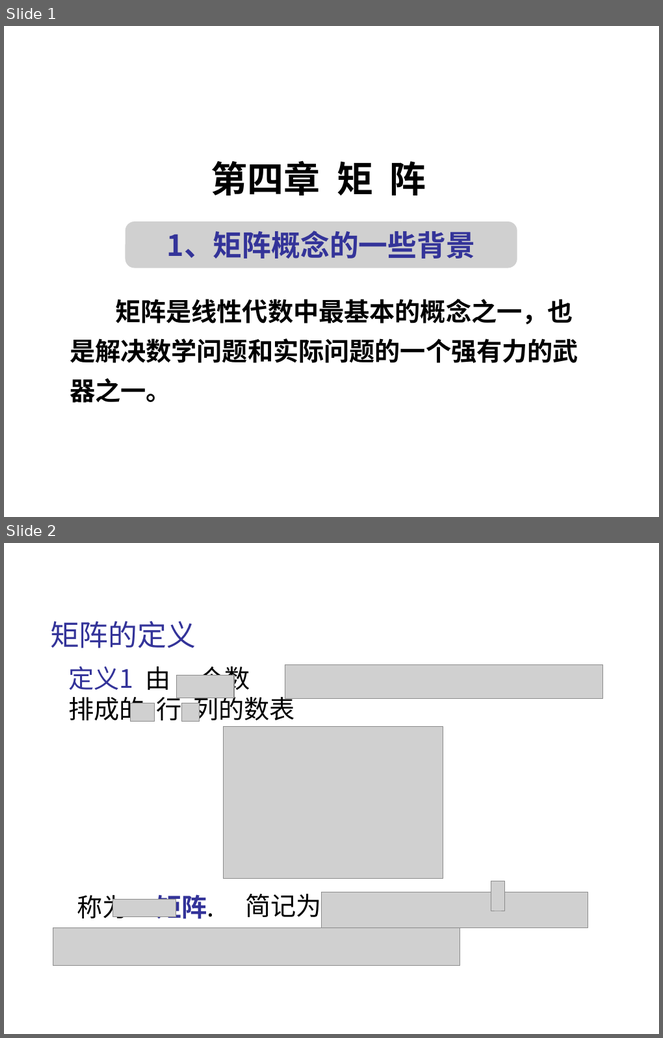
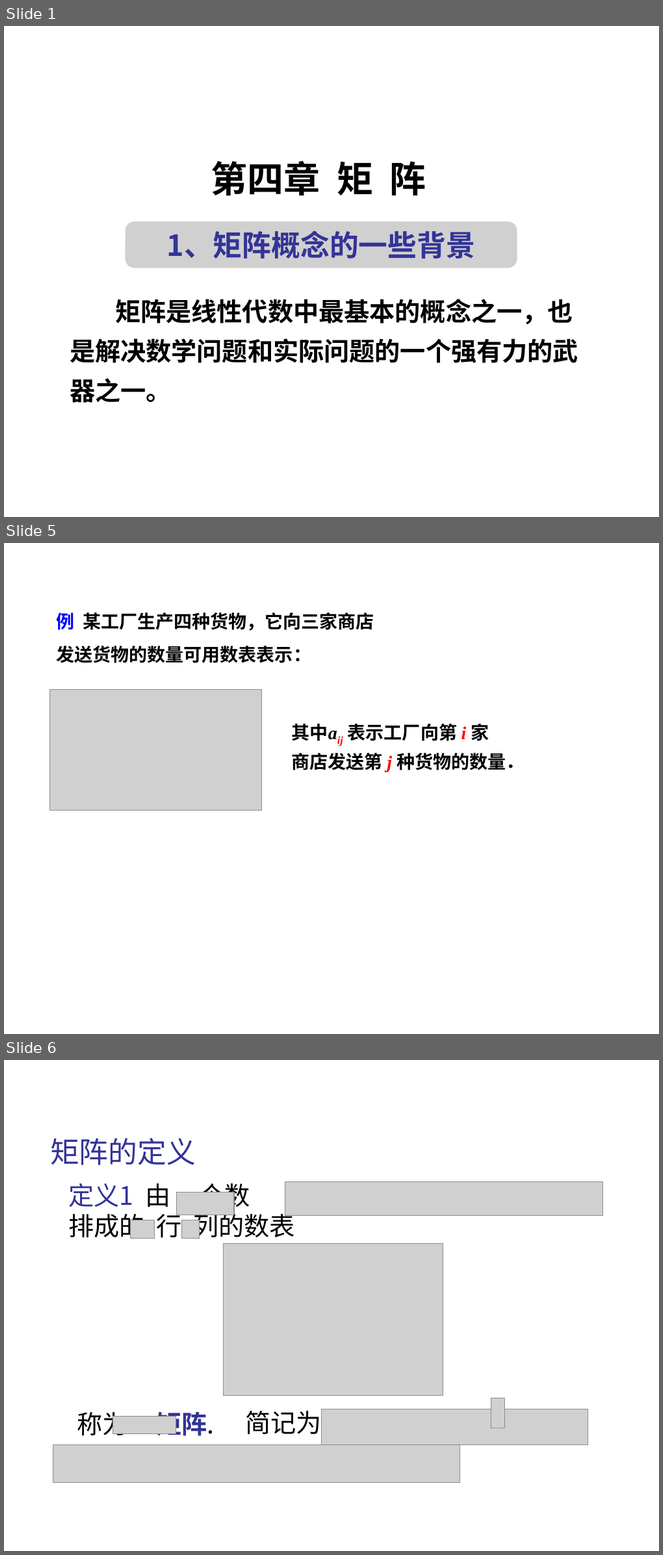
Before and after one commit to zhangbiaomath/zhangbiaomath.github.io, a slide deck: teaching/gaodai/ch4/高等代数第4章-矩阵.ppt. Shown one above the other, each under a label of ours: slides 1 and 2 before the commit, slides 1, 5 and 6 after it; the slides between them are not shown. The pictures are 663x1038 and 663x1555 pixels, drawn with LibreOffice and Linux fonts; fonts in the diff are those of the drawing; grey boxes stand for pictures. Boxes give left, top, right and bottom in pixels: in the first picture for what was removed or moved away, otherwise in the second. Text is boxed around its words. In the diff, an @@ line names an element or a change of style, - is before the commit and + after.

```diff
--- a/teaching/gaodai/ch4/高等代数第4章-矩阵.ppt
+++ b/teaching/gaodai/ch4/高等代数第4章-矩阵.ppt
@@ slide 5 added at (4, 543, 659, 1034), background #FFFFFF @@
@@ text added at (56, 613, 374, 663), 20 pt, text #000000, bold @@
+例 某工厂生产四种货物，它向三家商店
+发送货物的数量可用数表表示：
@@ picture added at (50, 690, 261, 810) @@
@@ text added at (292, 724, 524, 772), 20 pt, text #000000, bold @@
+其中aij 表示工厂向第 i 家
+商店发送第 j 种货物的数量．
@@ what was slide 2 is now slide 6 @@
```
Also in this commit, not shown: 3 slides changed, 5 other slides added, 2 slides removed, 1 other file.
